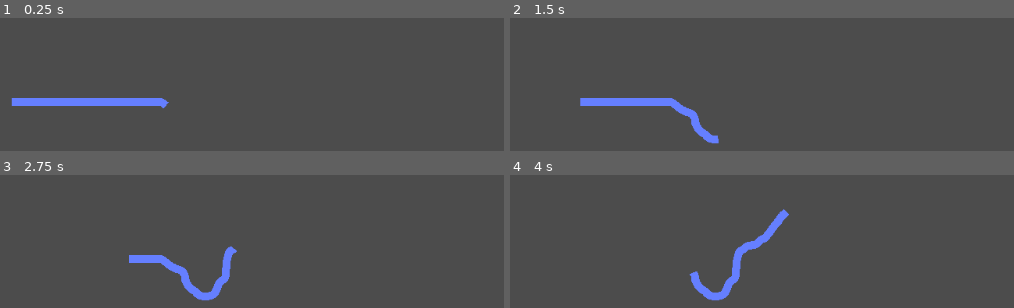
Above: before the commit, frames 1-4 (two rows, left to right).
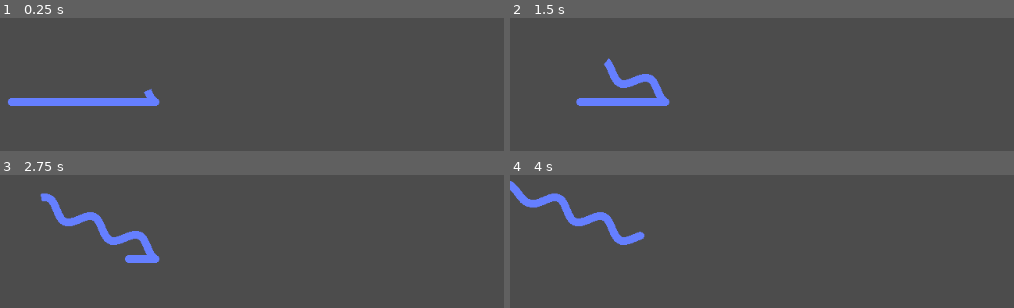
Above: after the commit, the same moments.

Repository: ludum-rlyeh/LD45Nothing
Game: Godot game, scene res://scenes/especes/Serpentin.tscn
Two runs of this game, one before a commit and one after it. Both use one fixed random seed, a clock stepped at 60 frames per second and the inputs below. This scene is started directly instead of the project's main scene.
Inputs (mouse positions are in pixels of both pictures, inside the frame that each line leads up to):
- Up to frame 1 (0.25 s): no input
- Up to frame 2 (1.5 s): move the mouse to (outside the picture) at 0.52 s; click (outside the picture) at 0.6 s; move the mouse to (751, 125) at 1.27 s; click (751, 125) at 1.35 s
- Up to frame 3 (2.75 s): move the mouse to (outside the picture) at 2.02 s; click (outside the picture) at 2.1 s
- Up to frame 4 (4 s): move the mouse to (outside the picture) at 2.77 s; click (outside the picture) at 2.85 s; move the mouse to (outside the picture) at 3.52 s; click (outside the picture) at 3.6 s

The runs differ from the first frame. In frame 1, 0.3% of the frame differs, in the area x 1-34%, y 53-69%; in frame 2, 1.9%; in frame 3, 3.5%; in frame 4, 4.1%, in the area x 0-56%, y 4-95%.

Commit message:
leo serpentin sinusoide

Diff:
--- a/scenes/especes/Serpentin.tscn
+++ b/scenes/especes/Serpentin.tscn
@@ -6,4 +6,6 @@
 
 [node name="Line2D" type="Line2D" parent="."]
 texture_mode = 53
+joint_mode = 2
+begin_cap_mode = 2
 script = ExtResource( 1 )
--- a/scripts/especes/Serpentin.gd
+++ b/scripts/especes/Serpentin.gd
@@ -2,6 +2,9 @@
 
 var POINTS
 var LOOP = 0
+var TIME = 0
+var DIRECTION = Vector2(randf() * pow(-1,randi()%2),randf() * pow(-1,randi()%2)).normalized()
+var NUMBER_SLOOPS = 6
 
 func mouv():
 	POINTS.append(POINTS[-1]+Vector2(15.0,0))
@@ -16,20 +19,54 @@
 		new_direction = Vector2(randf() * pow(-1,randi()%2), randf() * pow(-1,randi()%2)).normalized()
 
 	POINTS.remove(0)
-	print(new_direction.angle_to(direction))
 	POINTS.append(POINTS[-1] + new_direction * 1)
 	self.set_points(POINTS)
 
-	print(POINTS)
 
+func mouvement_2(delta) :
+	TIME += delta
+	if TIME > PI :
+		TIME = 0.0
+		var new_direction = Vector2(randf() * pow(-1,randi()%2), randf() * pow(-1,randi()%2)).normalized()
+		while (abs(new_direction.angle_to(DIRECTION)) > 1.0) :
+			new_direction = Vector2(randf() * pow(-1,randi()%2), randf() * pow(-1,randi()%2)).normalized()
+
+		DIRECTION = new_direction
+
+
+	var new_offset = (Vector2(abs(cos(TIME)),abs(sin(TIME))).normalized() * (DIRECTION * sqrt(2))).normalized()
+
+	POINTS.remove(0)
+	POINTS.append(POINTS[-1] + new_offset * 1)
+	self.set_points(POINTS)
+
+
+func mouvement_3(delta) :
+	TIME += delta
+	if TIME > (PI) :
+		TIME = 0.0
+		var new_direction = Vector2(randf() * pow(-1,randi()%2), randf() * pow(-1,randi()%2)).normalized()
+		while (abs(new_direction.angle_to(DIRECTION)) > 1.0) :
+			new_direction = Vector2(randf() * pow(-1,randi()%2), randf() * pow(-1,randi()%2)).normalized()
+
+		DIRECTION = new_direction
+
+
+	var new_offset = Vector2(DIRECTION[1] * -1.0, DIRECTION[0]) * sin(TIME*NUMBER_SLOOPS)  + DIRECTION
+
+
+	POINTS.remove(0)
+	POINTS.append(POINTS[-1] + new_offset * 1)
+	self.set_points(POINTS)
 
 func build(points) :
 	POINTS = points
+#	OLD_POSITION = self.points[-1]
+
 	pass
 
 # Called when the node enters the scene tree for the first time.
 func _ready():
-
 	randomize()
 	var points = PoolVector2Array([Vector2(100.0,100.0), Vector2(130.0,100.0), Vector2(145.0,100.0), Vector2(160.0,100.0), Vector2(175.0,100.0), Vector2(190.0,100.0)])
 	var array = []
@@ -45,6 +82,7 @@
 
 # Called every frame. 'delta' is the elapsed time since the previous frame.
 func _process(delta):
-	mouvement_1(delta)
+	#mouvement_2(delta)
+	mouvement_3(delta)
 	#mouv()
 	pass
--- a/scripts/especes/point.gd
+++ b/scripts/especes/point.gd
@@ -24,6 +24,8 @@
 var SPEEDS = Vector2(0.0,0.0)
 var DISTANCE_MAX = 20.0
 var SPEED_INTERPOLATION = 20.0
+
+var OLD_POSITIONS = []
 
 
 
@@ -156,6 +158,8 @@
 	var poly = [Vector2(0,0), Vector2(5,0), Vector2(2.5,5)]
 	self.set_polygon(poly)
 
+	OLD_POSITIONS = [self.position, self.position+Vector2(randf()]
+
 func _process(delta) :
 
 #	mouvement_1()
